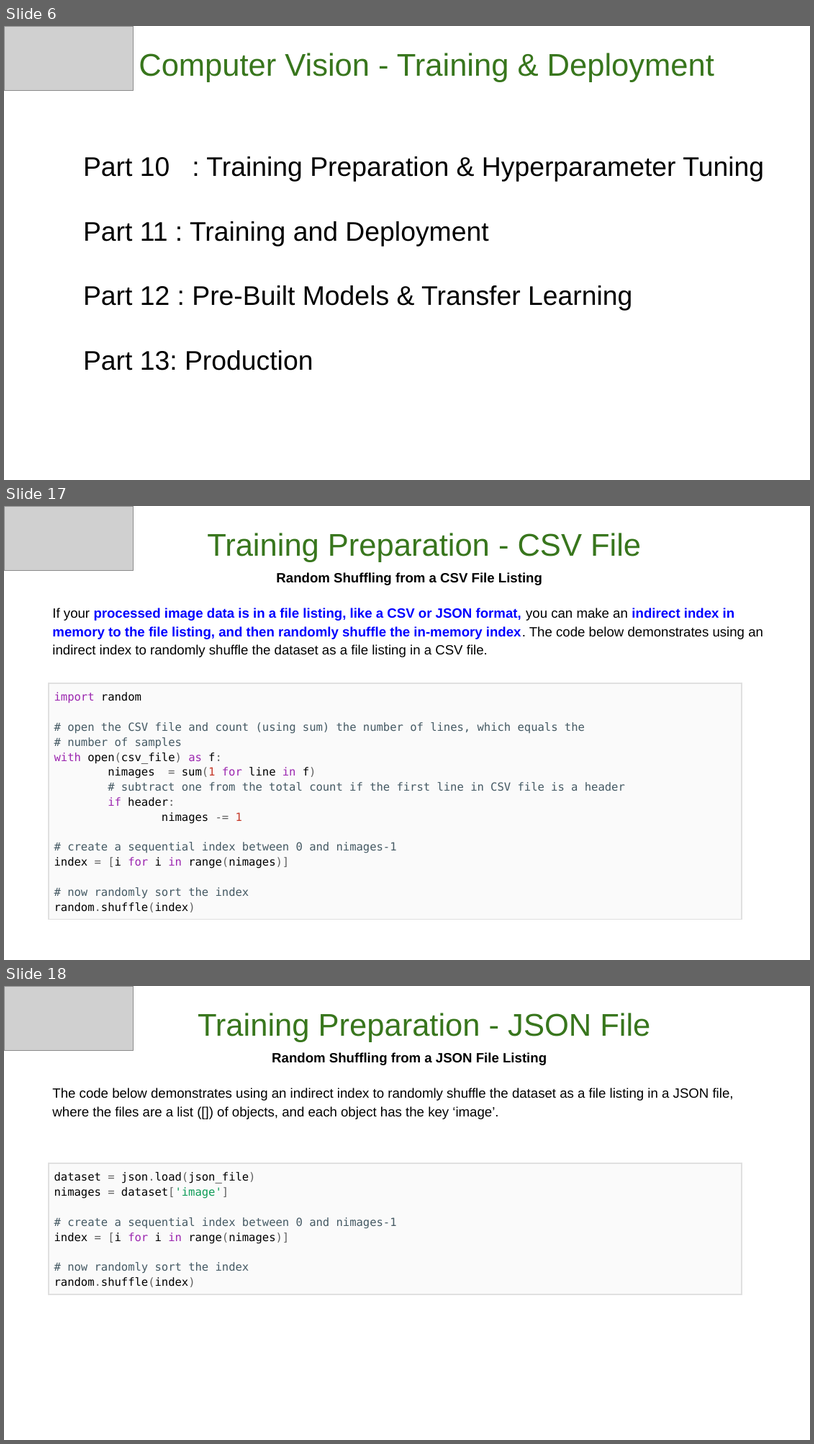
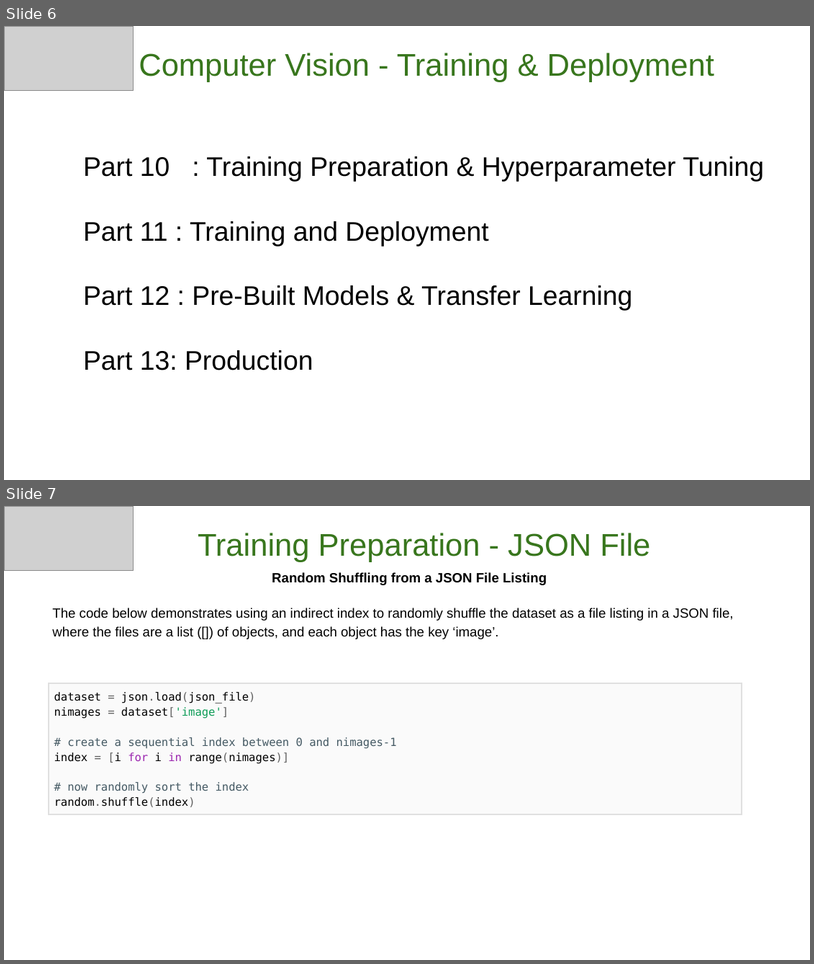
Before and after one commit to GoogleCloudPlatform/keras-idiomatic-programmer, a slide deck: workshops/The Idiomatic Programmer - Learning Keras - Workshop.pptx. Shown one above the other, each under a label of ours: slides 6, 17 and 18 before the commit, slides 6 and 7 after it; the slides between them are not shown. The pictures are 814x1444 and 814x964 pixels, drawn with LibreOffice and Linux fonts; fonts in the diff are those of the drawing; grey boxes stand for pictures. Boxes give left, top, right and bottom in pixels: in the first picture for what was removed or moved away, otherwise in the second. Text is boxed around its words. In the diff, an @@ line names an element or a change of style, - is before the commit and + after.

```diff
--- a/workshops/The Idiomatic Programmer - Learning Keras - Workshop.pptx
+++ b/workshops/The Idiomatic Programmer - Learning Keras - Workshop.pptx
@@ slide 17 removed at (4, 506, 810, 960), background #FFFFFF @@
@@ picture removed at (4, 506, 133, 571) @@
@@ subtitle removed at (207, 533, 641, 562) @@
-Training Preparation - CSV File
@@ text removed at (52, 572, 764, 657) @@
-Random Shuffling from a CSV File Listing
-If your processed image data is in a file listing, like a CSV or JSON format, you can make an indirect index in memory to the file listing, and then randomly shuffle the in-memory index. The code below demonstrates using an indirect index to randomly shuffle the dataset as a file listing in a CSV file.
@@ table removed at (49, 683, 742, 948), 1 rows, 1 columns @@
-import random / # open the CSV file and count (using sum) the number of lines, which equals the / # number of samples / with open(csv_file) as f: / nimages = sum(1 for line in f) / # subtract one from the total count if the first line in CSV file is a header / if header: / nimages -= 1 / # create a sequential index between 0 and nimages-1 / index = [i for i in range(nimages)] / # now randomly sort the index / random.shuffle(index)
@@ what was slide 18 is now slide 7 @@
```
Also in this commit, not shown: 51 other slides removed.
